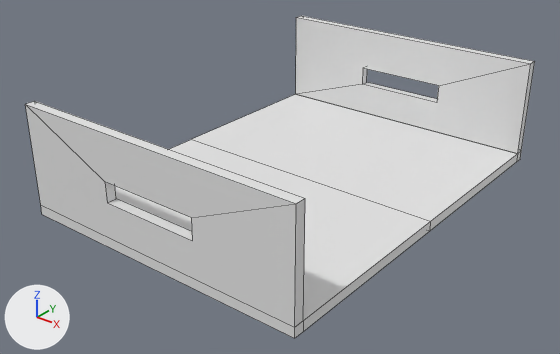
Before and after pictures for a commit that changed the Blender file Controller_Holder/Controller_Holder_Type_2.blend.
Both versions are drawn from a 50 mm camera at (85.2, -112.4, 70.0) aimed at (-0.6, -5.1, 3.5). The lights are fixed; the arrows at lower left show +X, +Y and +Z. Mesh edges are drawn as thin lines.
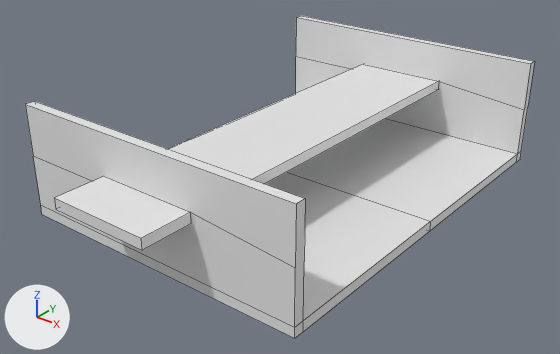
Edits to the bpy script that builds the scene:
```text
Change me_plane_001:
    where me_plane_001.from_pydata(...)  # 8 vertices, 6 faces; spans x -40.0..40.0, y -40.0..40.0, z 0.0..4.0
    used by ob_plane_001; location = (0.0, 0.0, 9.0); scale = (0.25, 1.58, 1.0)
    verts and faces of me_plane_001; kept vertices keep their numbers, new ones are numbered from 8
    before: 0 (-40.0, -40.0, 0.0), 1 (40.0, -40.0, 0.0), 2 (-40.0, 40.0, 0.0), 3 (40.0, 40.0, 0.0), 4 (-40.0, 40.0, 4.0)
    before: 5 (-40.0, -40.0, 4.0), 6 (40.0, -40.0, 4.0), 7 (40.0, 40.0, 4.0)
    me_plane_001 part 1
    add delete_vertices([*range(0, 8)])  # with the faces that use them
    add verts[8] = (-10.0, -1.0, -50.0)
    add verts[9] = (-10.0, 1.0, -50.0)
    add verts[10] = (-10.0, 1.0, 50.0)  # pixel (54, 197)
    add verts[11] = (-10.0, -1.0, 50.0)  # pixel (55, 209)
    add for new, old in zip([*range(12, 16)], [*range(8, 12)]): verts[new] = verts[old] + (20.0, 0.0, 0.0)
    add faces += [(8, 9, 13, 12), (10, 11, 15, 14), (9, 10, 14, 13), (8, 12, 15, 11), (12, 13, 14, 15), (8, 11, 10, 9)]
Change me_plane_003:
    where me_plane_003.from_pydata(...)  # 20 vertices, 17 faces; spans x -30.0..30.0, y -40.0..0.0, z 0.0..22.0
    used by ob_plane; location = (0.0, 0.0, 0.0)
    verts and faces of me_plane_003; kept vertices keep their numbers, new ones are numbered from 20
    before: 2 (30.0, -38.0, 2.0), 4 (-30.0, -40.0, 2.0), 5 (30.0, -40.0, 2.0), 7 (-30.0, -38.0, 2.0), 12 (-30.0, -38.0, 2.0)
    before: 13 (-30.0, -40.0, 2.0), 14 (30.0, -40.0, 2.0), 15 (30.0, -38.0, 2.0), 16 (-30.0, -38.0, 22.0), 17 (-30.0, -40.0, 22.0)
    before: 18 (30.0, -40.0, 22.0), 19 (30.0, -38.0, 22.0)
    me_plane_003 part 2
    add delete_vertices([*range(12, 16)])  # with the faces that use them
    add for new, old in zip([*range(20, 24)], [2, 4, 5, 7]): verts[new] = verts[old] + (0.0, 0.0, 10.0)
    add faces += [(2, 7, 23, 16, 19, 20), (2, 20, 19, 18, 22, 5), (4, 5, 22, 18, 17, 21), (4, 21, 17, 16, 23, 7)]
Change ob_plane_001:
    ob_plane_001.scale: (0.25, 1.58, 1.0) -> (1.0, 1.0, 1.0)
    remove ob_plane_001.hide_viewport = True
    ob_plane_001.location: (0.0, 0.0, 9.0) -> (0.0, 0.0, 13.0)
    ob_plane_001.rotation_euler: (0.0, 0.0, 0.0) -> (1.571, 0.0, 0.0)  # degrees (0, 0, 0) -> degrees (90, 0, 0)
```

Where the change shows, as pixel boxes [x1, y1, x2, y2] in the pictures (560 x 354 px; the box of a moved part takes in the faces that stretch with it):
'Plane.001', shown
    after: [54, 64, 439, 250]
part 1 of me_plane_001, moved or reshaped
    before: [105, 68, 437, 240]
    after: [54, 64, 439, 250]
part 2 of me_plane_003, cut back
    both: [25, 17, 535, 327]
